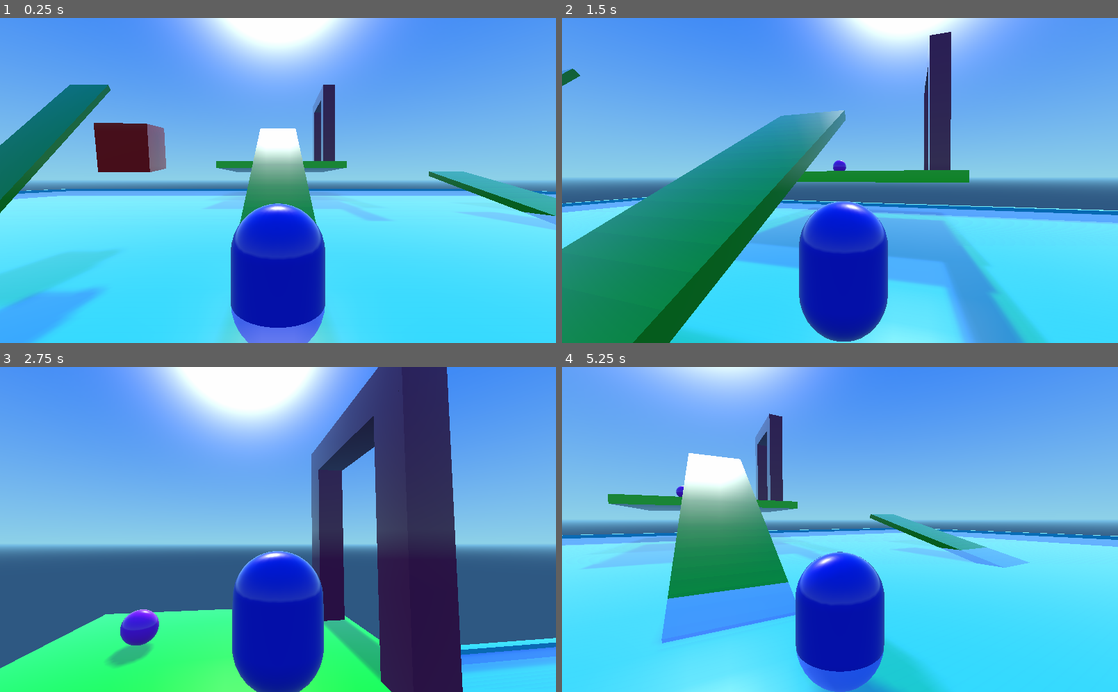
Above: before the commit, frames 1-4 (two rows, left to right).
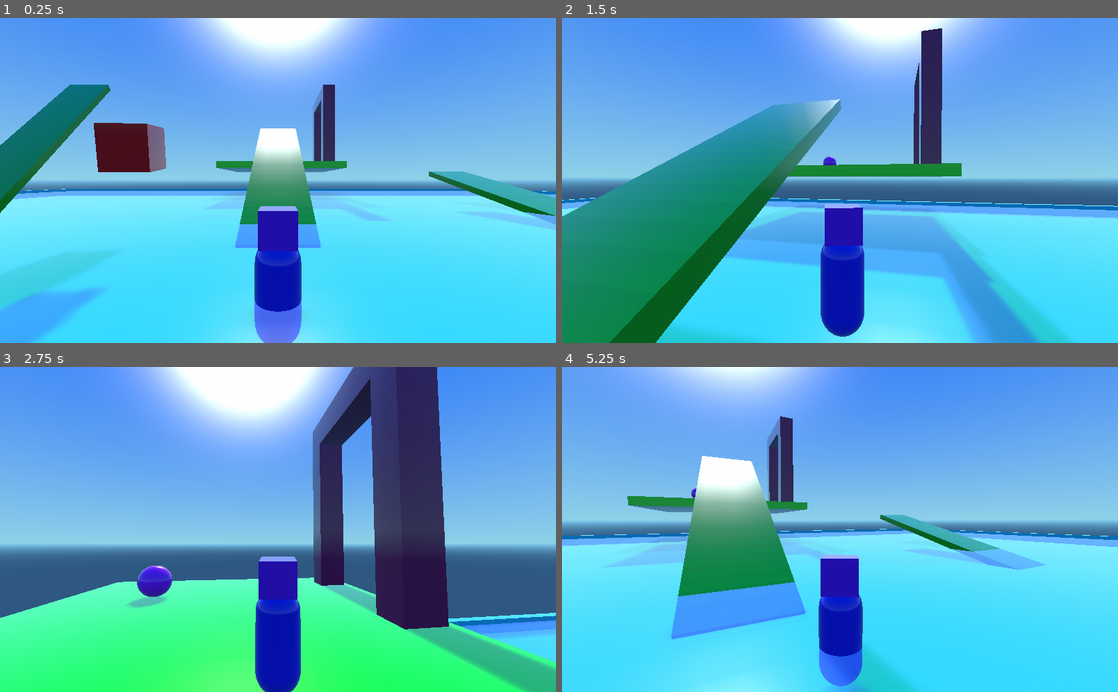
Above: after the commit, the same moments.

Repository: Chrisknyfe/godot-scraps
Game: Godot game, scene res://Main.tscn
The game is run twice, just before and just after one commit, with the same random seed, the same clock (stepped at 60 frames per second) and the same inputs.
Inputs (mouse positions are in pixels of both pictures, inside the frame that each line leads up to):
- Up to frame 1 (0.25 s): no input
- Up to frame 2 (1.5 s): move the mouse to (867, 180) at 0.52 s; hold Shift (sprint) 0.53-1.28 s; hold W (forward) from 0.53 s (still down); tap F (fly) at 0.6 s; tap Space (jump) at 0.77, 1.07 s; move the mouse to (812, 180) at 1.27 s; tap Shift (sprint) at 1.35 s
- Up to frame 3 (2.75 s): keep holding W (forward); tap Space (jump) at 1.52, 1.55, 1.82 s; move the mouse to (289, 523) at 2.02 s; hold Space (jump) from 2.03 s (still down); tap F (fly) at 2.3 s
- Up to frame 4 (5.25 s): keep holding W (forward); move the mouse to (834, 536) at 2.77 s; release Space (jump) at 2.78 s; tap F (fly) at 2.85, 4.55, 5.1 s; tap Space (jump) at 3.02, 3.32, 4.52, 4.82 s; tap Shift (sprint) at 3.05, 4.35 s; move the mouse to (878, 532) at 3.52 s; hold Space (jump) 3.53-4.28 s; tap Tab (possess) at 3.6 s; move the mouse to (795, 526) at 4.27 s; tap Enter at 5 s; move the mouse to (845, 529) at 5.02 s; hold Shift (sprint) from 5.03 s (still down)

The runs differ from the first frame. In frame 1, 4.9% of the frame differs, in the area x 40-60%, y 57-100%; in frame 2, 19%; in frame 3, 23%, in the area x 0-100%, y 0-100%; in frame 4, 11%.

Commit message:
Give player a rotating head, and slerp camera rotation

Diff:
--- a/character_controller/Main.tscn
+++ b/character_controller/Main.tscn
@@ -240,7 +240,7 @@
 shader_param/uv2_offset = Vector3( 0, 0, 0 )
 _sections_unfolded = [ "Resource", "shader_param" ]
 
-[node name="Main" type="Spatial" index="0"]
+[node name="Main" type="Spatial"]
 
 script = ExtResource( 1 )
 
@@ -353,7 +353,7 @@
 
 [node name="Sphere" type="MeshInstance" parent="Spirit" index="1"]
 
-transform = Transform( 0.5, 0, 0, 0, 0.5, 0, 0, 0, 0.5, 0, 0, 0 )
+transform = Transform( 0.25, 0, 0, 0, 0.25, 0, 0, 0, 0.25, 0, 0, 0 )
 layers = 1
 material_override = null
 cast_shadow = 1
@@ -370,7 +370,7 @@
 
 [node name="Player" parent="." index="10" instance=ExtResource( 8 )]
 
-transform = Transform( -4.37114e-08, 0, 1, 0, 1, 0, -1, 0, -4.37114e-08, 0, 2.5, 6.55671e-08 )
+transform = Transform( 1, 0, 0, 0, 1, 0, 0, 0, 1, 0, 2.5, 6.55671e-08 )
 _sections_unfolded = [ "Transform" ]
 
 [node name="Box" parent="." index="11" instance=ExtResource( 9 )]
--- a/character_controller/Player.gd
+++ b/character_controller/Player.gd
@@ -11,7 +11,8 @@
 const FLY_ACCEL = 4
 
 # externally controllable vars
-var direction = Vector3()
+var move_direction = Vector3()
+var look_direction = Vector3()
 var flying = false
 var sprinting = false
 var jumping = false
@@ -33,6 +34,7 @@
 
 
 func _physics_process(delta):
+	aim(delta)
 	if flying:
 		fly(delta)
 	else:
@@ -41,10 +43,13 @@
 		else:
 			walk(delta, WALK_SPEED)
 
+func aim(delta):
+	$Head.rotation = look_direction
+
 func fly(delta):
-	var temp_direction = direction
+	var temp_direction = move_direction
 	# space to go up a bit
-	if Input.is_key_pressed(KEY_SPACE):
+	if jumping:
 		temp_direction += Vector3(0, 1, 0)
 	# normalize to player's fly speed
 	temp_direction = temp_direction.normalized()
@@ -54,7 +59,7 @@
 	velocity = move_and_slide(velocity, Vector3(0, 1, 0))
 
 func walk(delta, speed):
-	var temp_direction = direction
+	var temp_direction = move_direction
 	# Clip y direction and normalize to player's walk speed
 	temp_direction.y = 0
 	temp_direction = temp_direction.normalized()
@@ -70,7 +75,7 @@
 	velocity = velocity.linear_interpolate(temp_direction, accel * delta)
 
 	velocity.y -= GRAVITY * delta
-	if is_on_floor() and Input.is_key_pressed(KEY_SPACE):
+	if is_on_floor() and jumping:
 		velocity.y = JUMP_HEIGHT
 
 	velocity = move_and_slide(velocity, Vector3(0, 1, 0))
--- a/character_controller/Player.tscn
+++ b/character_controller/Player.tscn
@@ -57,17 +57,77 @@
 [sub_resource type="CapsuleMesh" id=2]
 
 material = SubResource( 1 )
-radius = 1.0
-mid_height = 1.0
+radius = 0.5
+mid_height = 1.25
 radial_segments = 64
 rings = 8
 
 [sub_resource type="CapsuleShape" id=3]
 
-radius = 1.0
-height = 1.0
+radius = 0.5
+height = 2.0
 
-[node name="Player" type="KinematicBody"]
+[sub_resource type="SpatialMaterial" id=5]
+
+render_priority = 0
+flags_transparent = false
+flags_unshaded = false
+flags_vertex_lighting = false
+flags_no_depth_test = false
+flags_use_point_size = false
+flags_world_triplanar = false
+flags_fixed_size = false
+flags_albedo_tex_force_srgb = false
+vertex_color_use_as_albedo = false
+vertex_color_is_srgb = false
+params_diffuse_mode = 0
+params_specular_mode = 0
+params_blend_mode = 0
+params_cull_mode = 0
+params_depth_draw_mode = 0
+params_line_width = 1.0
+params_point_size = 1.0
+params_billboard_mode = 0
+params_grow = false
+params_use_alpha_scissor = false
+albedo_color = Color( 0.512255, 0, 0.862745, 1 )
+metallic = 0.0
+metallic_specular = 0.5
+metallic_texture_channel = 0
+roughness = 0.0
+roughness_texture_channel = 0
+emission_enabled = false
+normal_enabled = false
+rim_enabled = false
+clearcoat_enabled = false
+anisotropy_enabled = false
+ao_enabled = false
+depth_enabled = false
+subsurf_scatter_enabled = false
+transmission_enabled = false
+refraction_enabled = false
+detail_enabled = false
+uv1_scale = Vector3( 1, 1, 1 )
+uv1_offset = Vector3( 0, 0, 0 )
+uv1_triplanar = false
+uv1_triplanar_sharpness = 1.0
+uv2_scale = Vector3( 1, 1, 1 )
+uv2_offset = Vector3( 0, 0, 0 )
+uv2_triplanar = false
+uv2_triplanar_sharpness = 1.0
+proximity_fade_enable = false
+distance_fade_enable = false
+_sections_unfolded = [ "Albedo" ]
+
+[sub_resource type="CubeMesh" id=4]
+
+material = SubResource( 5 )
+size = Vector3( 2, 2, 2 )
+subdivide_width = 0
+subdivide_height = 0
+subdivide_depth = 0
+
+[node name="Player" type="KinematicBody" index="0"]
 
 input_ray_pickable = true
 input_capture_on_drag = false
@@ -82,9 +142,9 @@
 collision/safe_margin = 0.001
 script = ExtResource( 1 )
 
-[node name="MeshInstance" type="MeshInstance" parent="." index="0"]
+[node name="ViewBody" type="MeshInstance" parent="." index="0"]
 
-transform = Transform( 1, 0, 0, 0, -4.37114e-08, 1, 0, -1, -4.37114e-08, 0, 0, 0 )
+transform = Transform( 1, 0, 0, 0, -4.37114e-08, 1, 0, -1, -4.37114e-08, 0, -0.37, 0 )
 layers = 1
 material_override = null
 cast_shadow = 1
@@ -97,6 +157,7 @@
 mesh = SubResource( 2 )
 skeleton = NodePath("..")
 material/0 = null
+_sections_unfolded = [ "Transform" ]
 
 [node name="CollisionShape" type="CollisionShape" parent="." index="1"]
 
@@ -104,3 +165,20 @@
 shape = SubResource( 3 )
 disabled = false
 _sections_unfolded = [ "Transform" ]
+
+[node name="Head" type="MeshInstance" parent="." index="2"]
+
+transform = Transform( 0.4, 0, 0, 0, 0.4, 0, 0, 0, 0.4, 0, 1, 0 )
+layers = 1
+material_override = null
+cast_shadow = 1
+extra_cull_margin = 0.0
+use_in_baked_light = false
+lod_min_distance = 0.0
+lod_min_hysteresis = 0.0
+lod_max_distance = 0.0
+lod_max_hysteresis = 0.0
+mesh = SubResource( 4 )
+skeleton = NodePath("..")
+material/0 = null
+_sections_unfolded = [ "Transform" ]
--- a/character_controller/Spirit.gd
+++ b/character_controller/Spirit.gd
@@ -60,6 +60,14 @@
 		return true
 	return false
 
+
+func slerp_euler(initial_rot, target_rot, weight):
+	var init_trans = Transform(Basis(initial_rot), Vector3(0,0,0))
+	var target_trans = Transform(Basis(target_rot), Vector3(0,0,0))
+
+	var final_trans = init_trans.interpolate_with(target_trans, weight)
+	return final_trans.basis.get_euler()
+
 func _physics_process(delta):
 
 	# Horizontal movement based on WASD
@@ -77,7 +85,8 @@
 	if is_posessing():
 		var h = get_host()
 		# Control the direction of the host's movement
-		h.direction = direction_target
+		h.move_direction = direction_target
+		h.look_direction = rot_target
 		# Make the camera follow the player
 		translation = h.translation
 
@@ -105,7 +114,7 @@
 		if !$Sphere.visible:
 			$Sphere.visible = true
 
-	rotation = rot_target
+	rotation = slerp_euler(rotation, rot_target, 10 * delta)
 
 	if time_to_print():
-		print("rot: ", rot_target, "dir: ", direction_target)
+		print("rot_t: ", rot_target, "rotation: ", rotation)
Not shown: 1 places in character_controller/Player.tscn that only renumber resources
